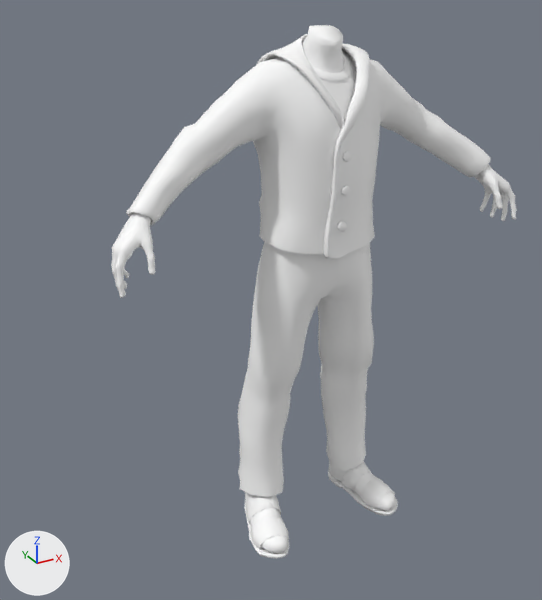
Two versions of the FBX model Assets/_Project/Art/Animations/Gondoliere/Gondoliere rema destra.fbx, one commit apart.
Camera for both pictures: a 50 mm lens placed at (-1.11, -1.73, 1.67), pointed at (-0.07, 0.17, 0.72). The lights are fixed; the arrows at lower left show +X, +Y and +Z. Where no turn or scale is listed for an object, it has been applied to the vertices.

Names of what the first picture shows: 'Gondoliere'.
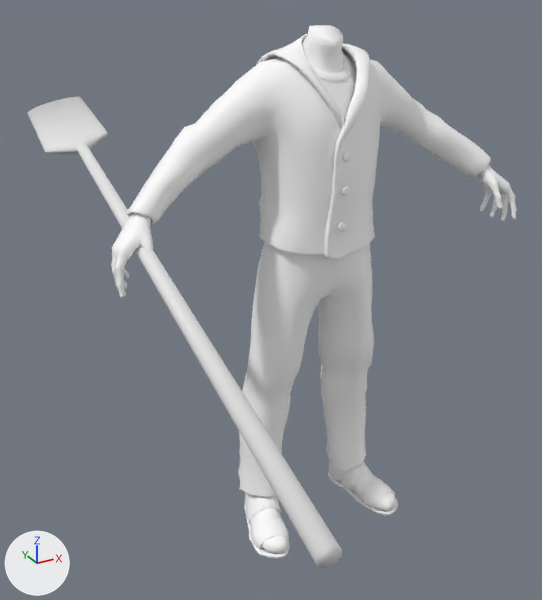
Pixel boxes (x1, y1, x2, y2) of what changed, in the pictures (542 x 600 px):
'Gondoliere.001', added: after (28, 97, 342, 569)

The change in detail:
Material 'Remo Remotti.005' (mat_remo_remotti_005) is new.
Its base color is (0.8, 0.8, 0.8) (white #e7e7e7).
Mesh me_remo_002 is new.
It has 128 vertices, 98 faces and spans x -0.61..-0.18, y -1.06..1.5, z 0.93..1.16.
It uses material mat_remo_remotti_005 (white #e7e7e7).
Object 'Gondoliere.001' (ob_gondoliere_001) is new; it shows me_remo_002.
Its location is (-0.087, -0.05, 0.031).
